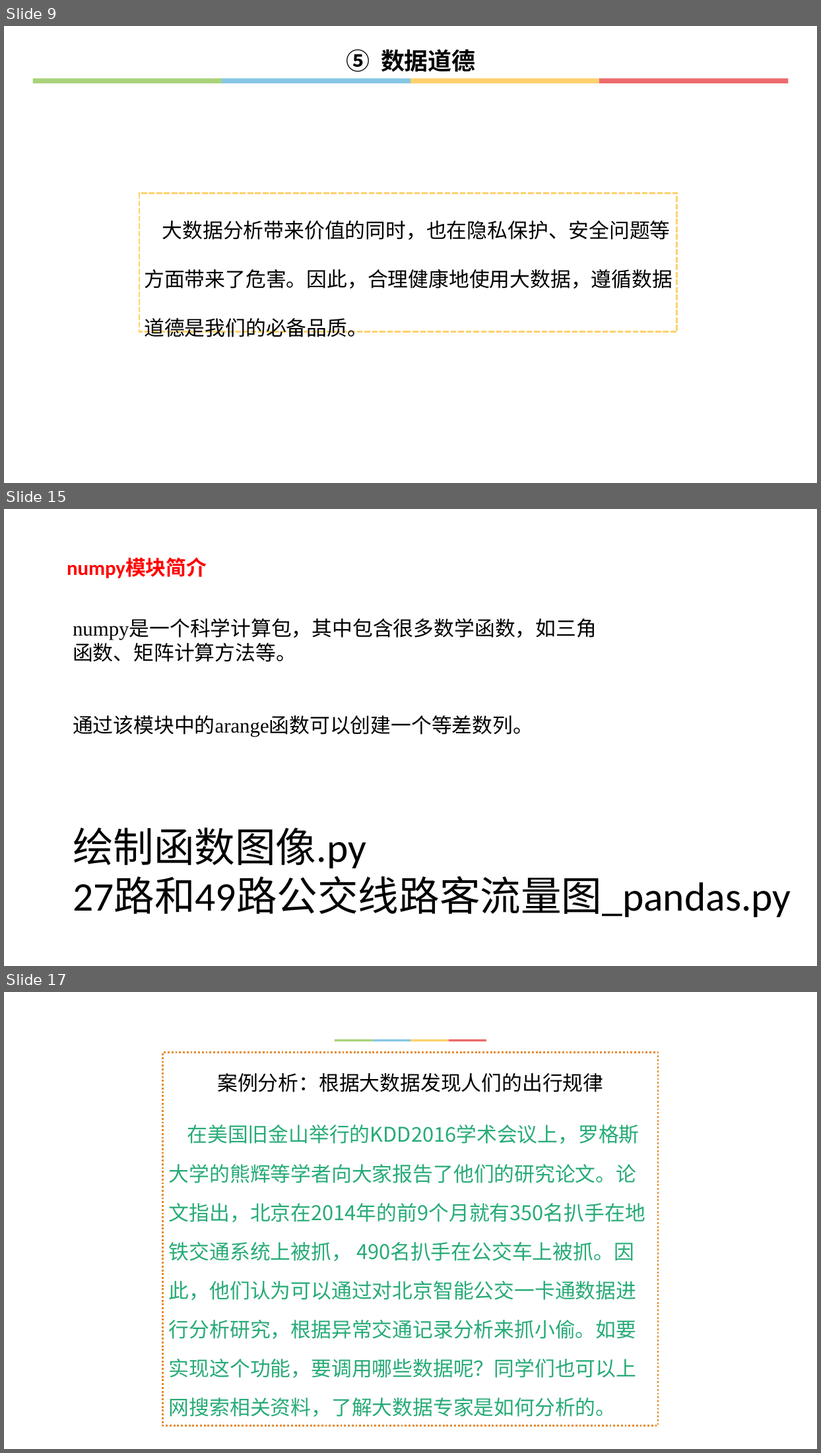
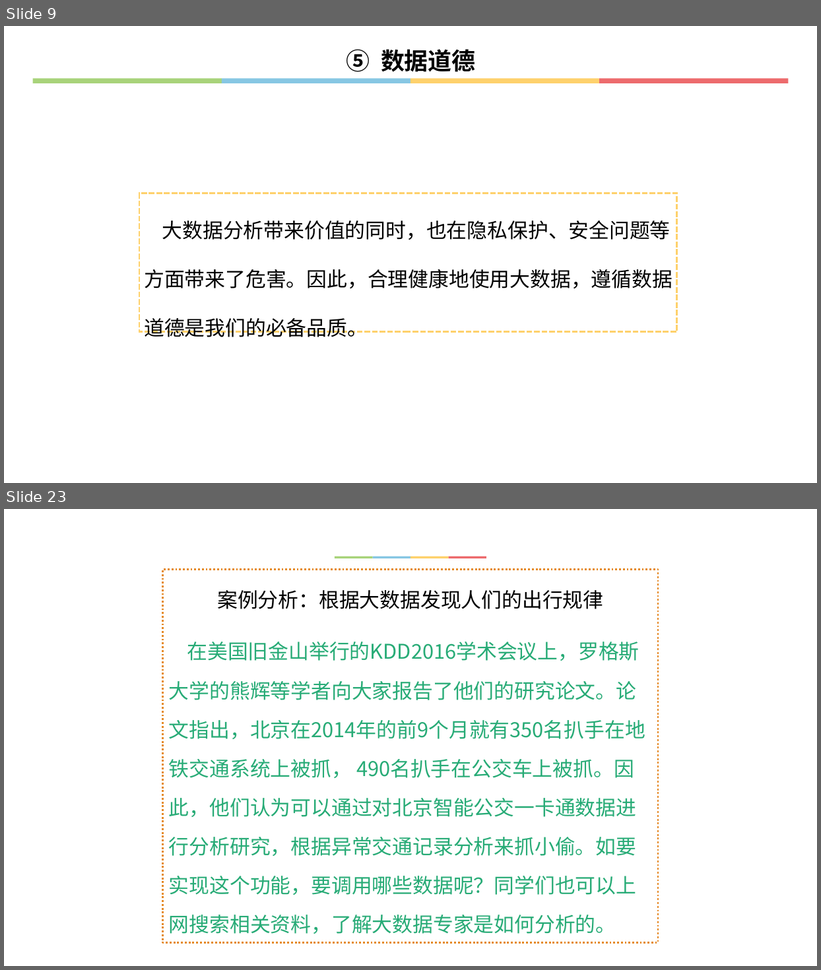
Before and after one commit to hongm32/2020design, a slide deck: 【第22课】走近数据分析②/【第22课】走近数据分析.pptx. Shown one above the other, each under a label of ours: slides 9, 15 and 17 before the commit, slides 9 and 23 after it; the slides between them are not shown. The pictures are 821x1453 and 821x970 pixels, drawn with LibreOffice and Linux fonts; fonts in the diff are those of the drawing. Boxes give left, top, right and bottom in pixels: in the first picture for what was removed or moved away, otherwise in the second. Text is boxed around its words. In the diff, an @@ line names an element or a change of style, - is before the commit and + after.

```diff
--- a/【第22课】走近数据分析②/【第22课】走近数据分析.pptx
+++ b/【第22课】走近数据分析②/【第22课】走近数据分析.pptx
@@ slide 15 removed at (4,509,817,966), background #FFFFFF @@
@@ text removed at (67,558,207,578) @@
-numpy模块简介
@@ text removed at (73,620,597,662) @@
-numpy是一个科学计算包，其中包含很多数学函数，如三角函数、矩阵计算方法等。
@@ text removed at (73,716,533,737) @@
-通过该模块中的arange函数可以创建一个等差数列。
@@ text removed at (73,828,791,918) @@
-绘制函数图像.py
-27路和49路公交线路客流量图_pandas.py
@@ what was slide 17 is now slide 23 @@
```
Also in this commit, not shown: 5 slides changed, 7 slides added, 9 other files.
